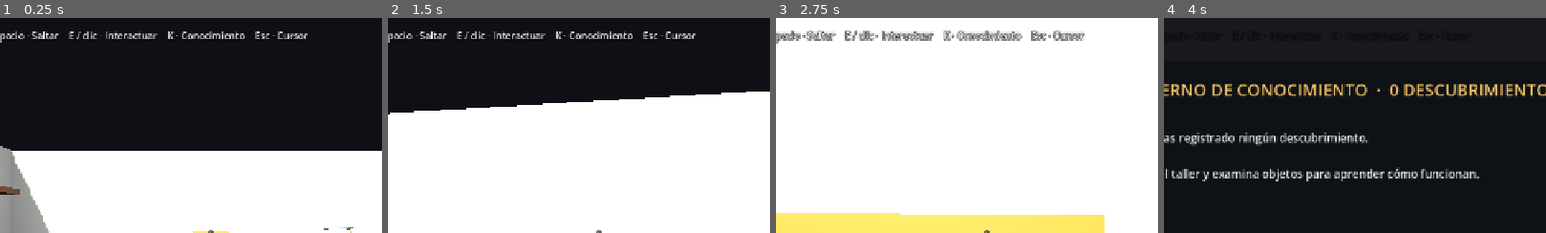
Above: before the commit, frames 1-4 (left to right).
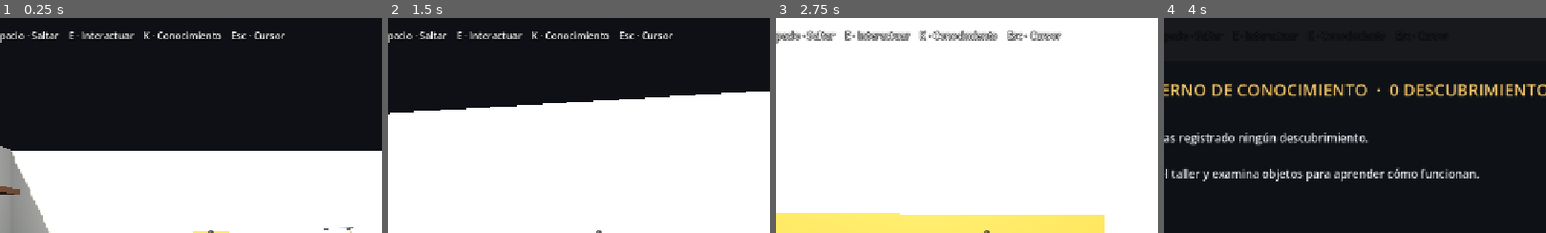
Above: after the commit, the same moments.

Repository: IDozy/starlightlegacy
Game: Godot game, scene res://scenes/main/main.tscn
The game is run twice, just before and just after one commit, with the same random seed, the same clock (stepped at 60 frames per second) and the same inputs.
Inputs (mouse positions are % of the whole screen's width and height, from its top left):
- Up to frame 1 (0.25 s): no input
- Up to frame 2 (1.5 s): tap Enter at 0.5, 1.35 s; move the mouse to (55, 50) at 0.52 s; hold W from 0.53 s (still down); tap E at 0.6 s; click (55, 50) at 0.67 s; tap Space at 0.77 s; move the mouse to (45, 50) at 1.27 s; click (45, 50) at 1.42 s
- Up to frame 3 (2.75 s): keep holding W; tap Space at 1.52 s; move the mouse to (52, 48) at 2.02 s; tap Z at 2.1 s; click (52, 48) at 2.17 s
- Up to frame 4 (4 s): keep holding W; tap Space at 2.75, 3.02, 3.77 s; move the mouse to (49, 52) at 2.77 s; tap K at 2.85 s; click (49, 52) at 2.92 s; move the mouse to (57, 51) at 3.52 s; tap E at 3.6 s; click (57, 51) at 3.67 s
The pictures show only the part of the screen within x 22-72%, y 0-50%; the shares and areas given below are measured in that part.

The runs differ from the first frame. In frame 1, 1.3% of the frame differs, in the area x 20-81%, y 6-10%; in frame 2, 1.3%; in frame 3, 1.8%, in the area x 19-81%, y 5-11%; in frame 4, less than 0.1%.

Commit message:
revert: restore original interaction hint

Diff:
--- a/scenes/main/main.tscn
+++ b/scenes/main/main.tscn
@@ -28,7 +28,7 @@
 offset_top = 18.0
 offset_right = 520.0
 offset_bottom = 72.0
-text = "WASD · Mover    Mouse · Mirar    Espacio · Saltar    E / clic · Interactuar    K · Conocimiento    Esc · Cursor"
+text = "WASD · Mover    Mouse · Mirar    Espacio · Saltar    E · Interactuar    K · Conocimiento    Esc · Cursor"
 theme_override_colors/font_outline_color = Color(0, 0, 0, 0.85)
 theme_override_constants/outline_size = 5
 
